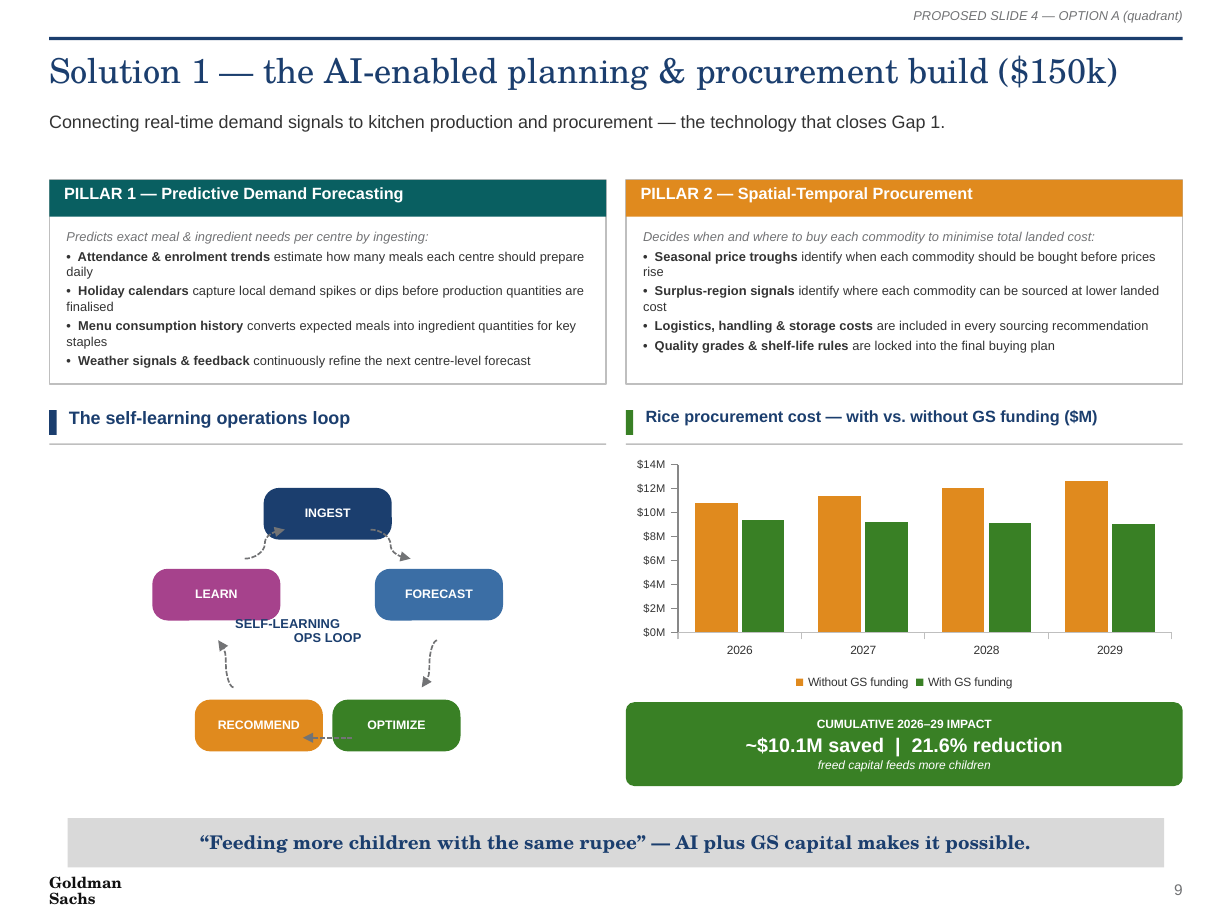
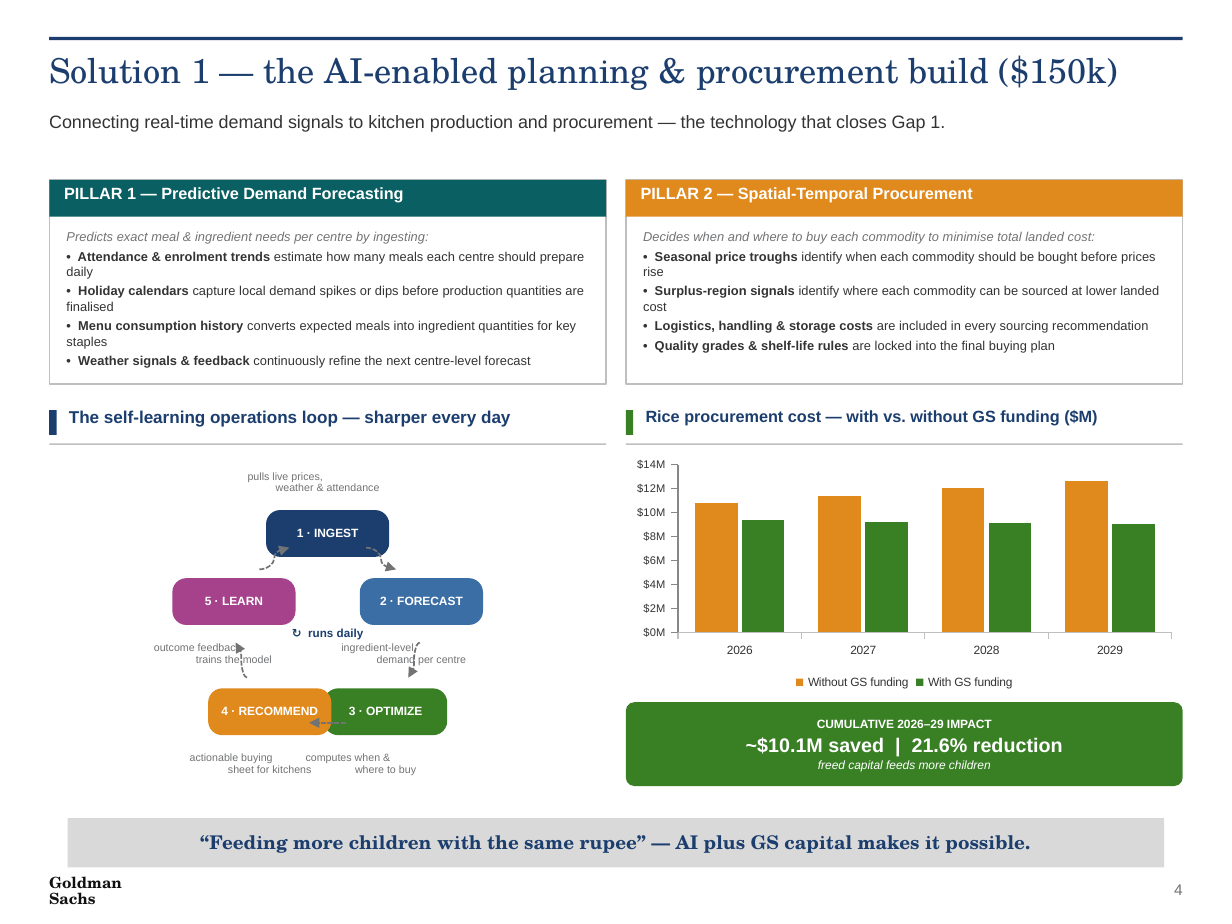
Before and after one commit to NishantTomer5601/akshayapatra-gs-pitch, a slide deck: slide 4 of AkshayaPatra_GS_Pitch.pptx (slide 9 before the commit). Drawn at 1232x924 pixels with LibreOffice and Linux fonts; fonts in the diff are those of the drawing. Boxes give left, top, right and bottom in pixels: in the first picture for what was removed or moved away, otherwise in the second. Text is boxed around its words. In the diff, an @@ line names an element or a change of style, - is before the commit and + after.

```diff
--- a/AkshayaPatra_GS_Pitch.pptx
+++ b/AkshayaPatra_GS_Pitch.pptx
@@ text removed at box(913, 10, 1183, 23) @@
-PROPOSED SLIDE 4 — OPTION A (quadrant)
@@ text at box(69, 410, 510, 427): text changed; size 10.5 to 10 pt @@
-The self-learning operations loop
+The self-learning operations loop — sharper every day
@@ text added at box(248, 472, 380, 491), 6.2 pt, text #727375 @@
+pulls live prices,
+weather & attendance
@@ rounded rectangle: place and size @@
-rounded rectangle at box(264, 488, 392, 540)
+rounded rectangle at box(266, 510, 389, 557)
@@ text at box(297, 528, 358, 537): text changed; size 7.2 to 7 pt @@
-INGEST
+1 · INGEST
@@ curved arrow moved from (245, 559) - (285, 530) to (259, 569) - (290, 548) @@
@@ curved arrow moved from (371, 530) - (410, 559) to (366, 548) - (397, 569) @@
@@ rounded rectangle: place and size @@
-rounded rectangle at box(153, 569, 281, 621)
+rounded rectangle at box(172, 578, 296, 625)
@@ text at box(205, 597, 263, 605): text changed; size 7.2 to 7 pt @@
-LEARN
+5 · LEARN
@@ rounded rectangle: place and size @@
-rounded rectangle at box(375, 569, 503, 621)
+rounded rectangle at box(360, 578, 483, 625)
@@ text at box(380, 596, 463, 605): text changed; size 7.2 to 7 pt @@
-FORECAST
+2 · FORECAST
@@ text removed at box(235, 618, 362, 642) @@
-SELF-LEARNING
-OPS LOOP
@@ text added at box(308, 628, 364, 640), 6.8 pt, text #1B3E6E, bold @@
+↻ runs daily
@@ text added at box(154, 643, 272, 663), 6.2 pt, text #727375 @@
+outcome feedback
+trains the model
@@ curved arrow moved from (234, 687) - (218, 641) to (248, 678) - (235, 642) @@
@@ text added at box(341, 643, 466, 665), 6.2 pt, text #727375 @@
+ingredient-level
+demand per centre
@@ curved arrow moved from (437, 641) - (421, 687) to (420, 642) - (408, 678) @@
@@ rounded rectangle: place and size @@
-rounded rectangle at box(195, 700, 323, 752)
+rounded rectangle at box(208, 689, 331, 736)
@@ rounded rectangle: place and size @@
-rounded rectangle at box(333, 700, 461, 752)
+rounded rectangle at box(324, 689, 447, 736)
@@ text at box(221, 706, 318, 715): text changed; size 7.2 to 7 pt @@
-RECOMMEND
+4 · RECOMMEND
@@ text at box(349, 706, 422, 715): text changed; size 7.2 to 7 pt @@
-OPTIMIZE
+3 · OPTIMIZE
@@ curved arrow moved from (352, 738) - (303, 738) to (346, 723) - (309, 723) @@
@@ text added at box(190, 753, 311, 773), 6.2 pt, text #727375 @@
+actionable buying
+sheet for kitchens
@@ text added at box(306, 753, 416, 775), 6.2 pt, text #727375 @@
+computes when &
+where to buy
@@ text at box(1174, 884, 1183, 895): text changed @@
-9
+4
```
Also in this commit, not shown: 1 other slide changed, 6 slides removed, 12 other files.
